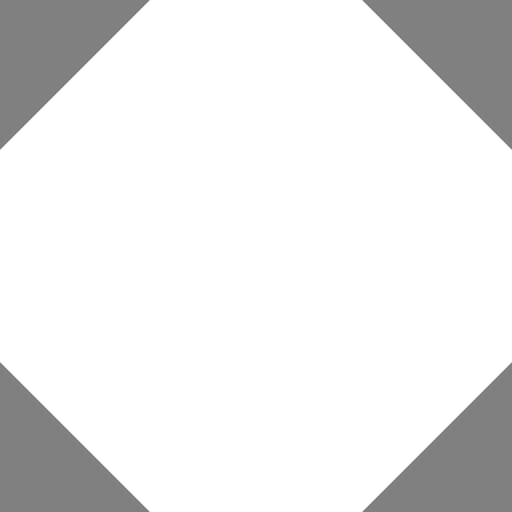
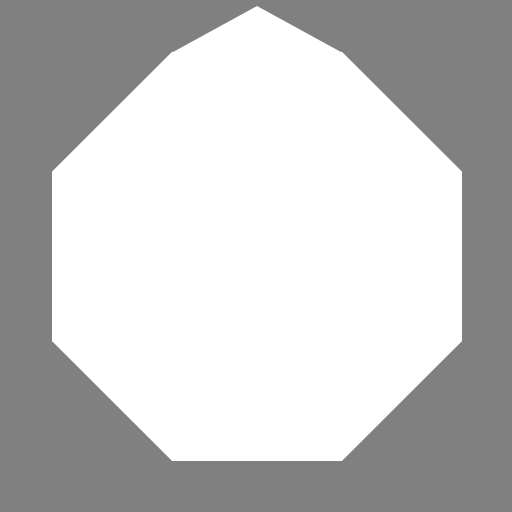
Layered file, before and after one edit (w=512, h=512). Changes by layer:
added layer "PointedHex" above "Polygon 1" over [52, 6, 462, 461]
hid "Polygon 1" over [0, 0, 512, 512]
